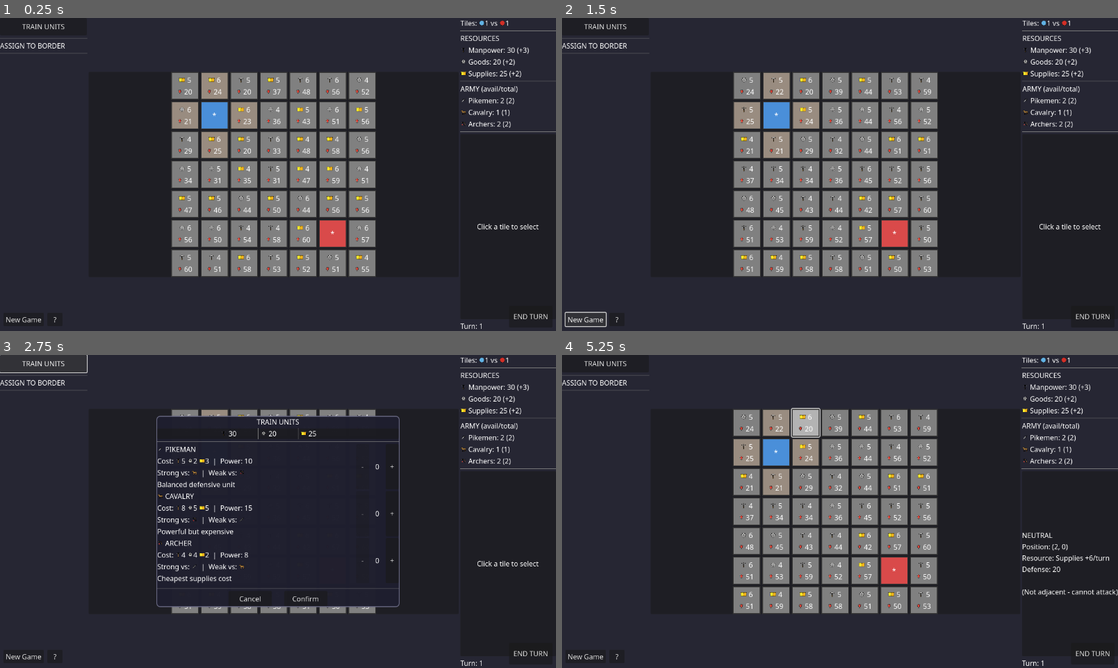
Above: before the commit, frames 1-4 (two rows, left to right).
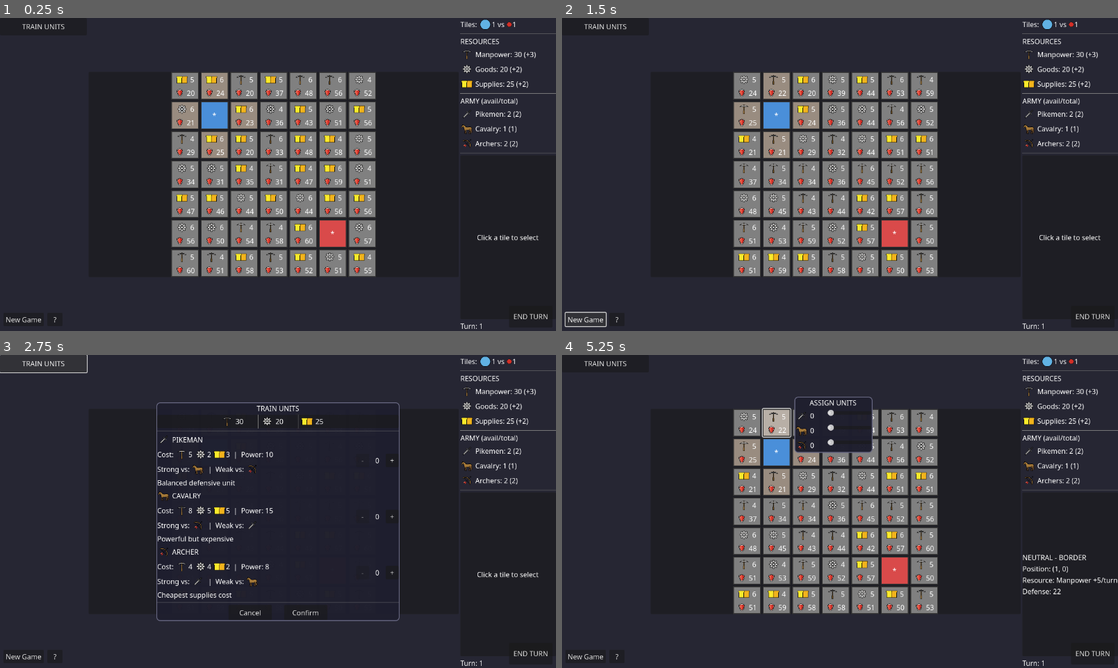
Above: after the commit, the same moments.

Repository: zoltan-szabo-boz/strategic-wars
Game: Godot game, scene res://scenes/main.tscn
Two runs of this game, one before a commit and one after it. Both use one fixed random seed, a clock stepped at 60 frames per second and the inputs below.
Inputs (mouse positions are in pixels of both pictures, inside the frame that each line leads up to):
- Up to frame 1 (0.25 s): no input
- Up to frame 2 (1.5 s): click "New Game" at 0.5 s; click "New Game" at 1.25 s
- Up to frame 3 (2.75 s): click "TRAIN UNITS" at 2 s
- Up to frame 4 (5.25 s): click "Confirm" at 2.75 s; click (745, 423) at 3.52 s; click (778, 423) at 4.27 s; click (806, 423) at 5.02 s

The runs differ from the first frame. In frame 1, 5.7% of the frame differs, in the area x 0-100%, y 0-82%; in frame 2, 5.4%; in frame 3, 7.2%; in frame 4, 9.0%, in the area x 0-100%, y 0-100%.

Commit message:
Improvement: UX changes

Diff:
--- a/scenes/main.tscn
+++ b/scenes/main.tscn
@@ -52,62 +52,6 @@
 layout_mode = 2
 text = "TRAIN UNITS"
 
-[node name="Separator1" type="HSeparator" parent="GameContainer/LeftPanel"]
-layout_mode = 2
-
-[node name="AssignLabel" type="Label" parent="GameContainer/LeftPanel"]
-layout_mode = 2
-text = "ASSIGN TO BORDER"
-
-[node name="AssignPanel" type="VBoxContainer" parent="GameContainer/LeftPanel"]
-visible = false
-layout_mode = 2
-
-[node name="PikeRow" type="HBoxContainer" parent="GameContainer/LeftPanel/AssignPanel"]
-layout_mode = 2
-
-[node name="PikeLabel" type="Label" parent="GameContainer/LeftPanel/AssignPanel/PikeRow"]
-custom_minimum_size = Vector2(50, 0)
-layout_mode = 2
-text = "Pike: 0"
-
-[node name="PikeSlider" type="HSlider" parent="GameContainer/LeftPanel/AssignPanel/PikeRow"]
-custom_minimum_size = Vector2(100, 0)
-layout_mode = 2
-size_flags_horizontal = 3
-max_value = 0.0
-
-[node name="CavRow" type="HBoxContainer" parent="GameContainer/LeftPanel/AssignPanel"]
-layout_mode = 2
-
-[node name="CavLabel" type="Label" parent="GameContainer/LeftPanel/AssignPanel/CavRow"]
-custom_minimum_size = Vector2(50, 0)
-layout_mode = 2
-text = "Cav: 0"
-
-[node name="CavSlider" type="HSlider" parent="GameContainer/LeftPanel/AssignPanel/CavRow"]
-custom_minimum_size = Vector2(100, 0)
-layout_mode = 2
-size_flags_horizontal = 3
-max_value = 0.0
-
-[node name="ArcherRow" type="HBoxContainer" parent="GameContainer/LeftPanel/AssignPanel"]
-layout_mode = 2
-
-[node name="ArcherLabel" type="Label" parent="GameContainer/LeftPanel/AssignPanel/ArcherRow"]
-custom_minimum_size = Vector2(50, 0)
-layout_mode = 2
-text = "Arch: 0"
-
-[node name="ArcherSlider" type="HSlider" parent="GameContainer/LeftPanel/AssignPanel/ArcherRow"]
-custom_minimum_size = Vector2(100, 0)
-layout_mode = 2
-size_flags_horizontal = 3
-max_value = 0.0
-
-[node name="Separator2" type="HSeparator" parent="GameContainer/LeftPanel"]
-layout_mode = 2
-
 [node name="Spacer" type="Control" parent="GameContainer/LeftPanel"]
 layout_mode = 2
 size_flags_vertical = 3
@@ -202,7 +146,6 @@
 text = "Turn: 1"
 
 [node name="VictoryPanel" type="PanelContainer" parent="."]
-visible = false
 layout_mode = 1
 anchors_preset = 8
 anchor_left = 0.5
@@ -302,7 +245,6 @@
 text = "Close"
 
 [node name="TrainingPanel" type="PanelContainer" parent="."]
-visible = false
 layout_mode = 1
 anchors_preset = 8
 anchor_left = 0.5
@@ -400,6 +342,7 @@
 
 [node name="PikeControls" type="HBoxContainer" parent="TrainingPanel/VBox/UnitsContainer/PikeRow"]
 layout_mode = 2
+size_flags_vertical = 4
 
 [node name="PikeMinus" type="Button" parent="TrainingPanel/VBox/UnitsContainer/PikeRow/PikeControls"]
 custom_minimum_size = Vector2(30, 30)
@@ -448,6 +391,7 @@
 
 [node name="CavControls" type="HBoxContainer" parent="TrainingPanel/VBox/UnitsContainer/CavRow"]
 layout_mode = 2
+size_flags_vertical = 4
 
 [node name="CavMinus" type="Button" parent="TrainingPanel/VBox/UnitsContainer/CavRow/CavControls"]
 custom_minimum_size = Vector2(30, 30)
@@ -496,6 +440,7 @@
 
 [node name="ArcherControls" type="HBoxContainer" parent="TrainingPanel/VBox/UnitsContainer/ArcherRow"]
 layout_mode = 2
+size_flags_vertical = 4
 
 [node name="ArcherMinus" type="Button" parent="TrainingPanel/VBox/UnitsContainer/ArcherRow/ArcherControls"]
 custom_minimum_size = Vector2(30, 30)
@@ -601,3 +546,66 @@
 layout_mode = 2
 size_flags_horizontal = 4
 text = "Continue"
+
+[node name="AssignPanel" type="PanelContainer" parent="."]
+visible = false
+layout_mode = 0
+offset_right = 180.0
+offset_bottom = 120.0
+theme_override_styles/panel = SubResource("StyleBoxFlat_training")
+
+[node name="VBox" type="VBoxContainer" parent="AssignPanel"]
+layout_mode = 2
+
+[node name="TitleLabel" type="Label" parent="AssignPanel/VBox"]
+layout_mode = 2
+text = "ASSIGN UNITS"
+horizontal_alignment = 1
+
+[node name="PikeRow" type="HBoxContainer" parent="AssignPanel/VBox"]
+layout_mode = 2
+
+[node name="PikeLabel" type="RichTextLabel" parent="AssignPanel/VBox/PikeRow"]
+custom_minimum_size = Vector2(70, 0)
+layout_mode = 2
+bbcode_enabled = true
+text = "Pike: 0"
+fit_content = true
+
+[node name="PikeSlider" type="HSlider" parent="AssignPanel/VBox/PikeRow"]
+custom_minimum_size = Vector2(100, 0)
+layout_mode = 2
+size_flags_horizontal = 3
+max_value = 0.0
+
+[node name="CavRow" type="HBoxContainer" parent="AssignPanel/VBox"]
+layout_mode = 2
+
+[node name="CavLabel" type="RichTextLabel" parent="AssignPanel/VBox/CavRow"]
+custom_minimum_size = Vector2(70, 0)
+layout_mode = 2
+bbcode_enabled = true
+text = "Cav: 0"
+fit_content = true
+
+[node name="CavSlider" type="HSlider" parent="AssignPanel/VBox/CavRow"]
+custom_minimum_size = Vector2(100, 0)
+layout_mode = 2
+size_flags_horizontal = 3
+max_value = 0.0
+
+[node name="ArcherRow" type="HBoxContainer" parent="AssignPanel/VBox"]
+layout_mode = 2
+
+[node name="ArcherLabel" type="RichTextLabel" parent="AssignPanel/VBox/ArcherRow"]
+custom_minimum_size = Vector2(70, 0)
+layout_mode = 2
+bbcode_enabled = true
+text = "Arch: 0"
+fit_content = true
+
+[node name="ArcherSlider" type="HSlider" parent="AssignPanel/VBox/ArcherRow"]
+custom_minimum_size = Vector2(100, 0)
+layout_mode = 2
+size_flags_horizontal = 3
+max_value = 0.0
--- a/scripts/main.gd
+++ b/scripts/main.gd
@@ -55,14 +55,14 @@
 var turn_combat_results: Array = []  # Array of combat result dictionaries
 var turn_income: Dictionary = {"manpower": 0, "goods": 0, "supplies": 0}
 
-# Assignment panel
-var assign_panel: VBoxContainer
+# Assignment panel (floating tooltip)
+var assign_panel: PanelContainer
 var pike_slider: HSlider
-var pike_label: Label
+var pike_label: RichTextLabel
 var cav_slider: HSlider
-var cav_label: Label
+var cav_label: RichTextLabel
 var archer_slider: HSlider
-var archer_label: Label
+var archer_label: RichTextLabel
 
 # End turn
 var end_turn_btn: Button
@@ -106,13 +106,13 @@
 	ICON_SWORDS = load("res://assets/icons/swords.svg")
 
 # Icon BBCode helpers
-const ICON_PICKAXE := "[img=14]res://assets/icons/pickaxe.svg[/img]"
-const ICON_GEAR := "[img=14]res://assets/icons/gear.svg[/img]"
-const ICON_BREAD := "[img=14]res://assets/icons/bread.svg[/img]"
-const ICON_DAGGER := "[img=14]res://assets/icons/dagger.svg[/img]"
-const ICON_HORSE := "[img=14]res://assets/icons/horse.svg[/img]"
-const ICON_BOW := "[img=14]res://assets/icons/bow.svg[/img]"
-const ICON_BLUE := "[img=14]res://assets/icons/blue_circle.svg[/img]"
+const ICON_PICKAXE := "[img=30]res://assets/icons/pickaxe.svg[/img]"
+const ICON_GEAR := "[img=30]res://assets/icons/gear.svg[/img]"
+const ICON_BREAD := "[img=30]res://assets/icons/bread.svg[/img]"
+const ICON_DAGGER := "[img=30]res://assets/icons/dagger.svg[/img]"
+const ICON_HORSE := "[img=30]res://assets/icons/horse.svg[/img]"
+const ICON_BOW := "[img=30]res://assets/icons/bow.svg[/img]"
+const ICON_BLUE := "[img=30]res://assets/icons/blue_circle.svg[/img]"
 const ICON_RED := "[img=14]res://assets/icons/red_circle.svg[/img]"
 
 # Helper to set BBCode text on RichTextLabel
@@ -224,13 +224,13 @@
 	income_report_label = get_node_or_null("TurnReportPanel/VBox/ScrollContainer/ReportContent/IncomeReport")
 	close_report_btn = get_node_or_null("TurnReportPanel/VBox/CloseReportBtn")
 
-	assign_panel = get_node_or_null("GameContainer/LeftPanel/AssignPanel")
-	pike_slider = get_node_or_null("GameContainer/LeftPanel/AssignPanel/PikeRow/PikeSlider")
-	pike_label = get_node_or_null("GameContainer/LeftPanel/AssignPanel/PikeRow/PikeLabel")
-	cav_slider = get_node_or_null("GameContainer/LeftPanel/AssignPanel/CavRow/CavSlider")
-	cav_label = get_node_or_null("GameContainer/LeftPanel/AssignPanel/CavRow/CavLabel")
-	archer_slider = get_node_or_null("GameContainer/LeftPanel/AssignPanel/ArcherRow/ArcherSlider")
-	archer_label = get_node_or_null("GameContainer/LeftPanel/AssignPanel/ArcherRow/ArcherLabel")
+	assign_panel = get_node_or_null("AssignPanel")
+	pike_slider = get_node_or_null("AssignPanel/VBox/PikeRow/PikeSlider")
+	pike_label = get_node_or_null("AssignPanel/VBox/PikeRow/PikeLabel")
+	cav_slider = get_node_or_null("AssignPanel/VBox/CavRow/CavSlider")
+	cav_label = get_node_or_null("AssignPanel/VBox/CavRow/CavLabel")
+	archer_slider = get_node_or_null("AssignPanel/VBox/ArcherRow/ArcherSlider")
+	archer_label = get_node_or_null("AssignPanel/VBox/ArcherRow/ArcherLabel")
 
 	end_turn_btn = get_node_or_null("EndTurnBtn")
 
@@ -346,7 +346,7 @@
 
 			var res_icon := TextureRect.new()
 			res_icon.name = "ResIcon"
-			res_icon.custom_minimum_size = Vector2(16, 16)
+			res_icon.custom_minimum_size = Vector2(30, 30)
 			res_icon.expand_mode = TextureRect.EXPAND_IGNORE_SIZE
 			res_icon.stretch_mode = TextureRect.STRETCH_KEEP_ASPECT_CENTERED
 			res_icon.mouse_filter = Control.MOUSE_FILTER_IGNORE
@@ -367,7 +367,7 @@
 
 			var def_icon := TextureRect.new()
 			def_icon.name = "DefIcon"
-			def_icon.custom_minimum_size = Vector2(12, 12)
+			def_icon.custom_minimum_size = Vector2(24, 24)
 			def_icon.expand_mode = TextureRect.EXPAND_IGNORE_SIZE
 			def_icon.stretch_mode = TextureRect.STRETCH_KEEP_ASPECT_CENTERED
 			def_icon.mouse_filter = Control.MOUSE_FILTER_IGNORE
@@ -378,16 +378,16 @@
 			def_label.mouse_filter = Control.MOUSE_FILTER_IGNORE
 			def_row.add_child(def_label)
 
-			# Assignment indicator (swords icon)
+			# Assignment indicator (swords icon) - overlay on entire tile
 			var assign_icon := TextureRect.new()
 			assign_icon.name = "AssignIcon"
-			assign_icon.custom_minimum_size = Vector2(14, 14)
+			assign_icon.set_anchors_preset(Control.PRESET_FULL_RECT)
 			assign_icon.expand_mode = TextureRect.EXPAND_IGNORE_SIZE
 			assign_icon.stretch_mode = TextureRect.STRETCH_KEEP_ASPECT_CENTERED
 			assign_icon.mouse_filter = Control.MOUSE_FILTER_IGNORE
-			assign_icon.size_flags_horizontal = Control.SIZE_SHRINK_CENTER
+			assign_icon.modulate = Color(1, 1, 1, 0.7)  # Semi-transparent
 			assign_icon.visible = false
-			vbox.add_child(assign_icon)
+			btn.add_child(assign_icon)
 
 			map_container.add_child(btn)
 			row.append(btn)
@@ -448,7 +448,7 @@
 	var def_row: HBoxContainer = vbox.get_node("DefRow")
 	var def_icon: TextureRect = vbox.get_node("DefRow/DefIcon")
 	var def_label: Label = vbox.get_node("DefRow/DefLabel")
-	var assign_icon: TextureRect = vbox.get_node("AssignIcon")
+	var assign_icon: TextureRect = btn.get_node("AssignIcon")
 
 	# Set resource icon and production
 	var icon_texture: Texture2D = RESOURCE_ICON_TEXTURES.get(tile.resource_type)
@@ -579,6 +579,37 @@
 	return "Unknown"
 
 
+func _position_assign_panel(coord: Vector2i) -> void:
+	if not assign_panel or not map_container:
+		return
+
+	# Get the tile button position
+	var btn: Button = tile_buttons[coord.y][coord.x]
+	var btn_global_pos := btn.global_position
+	var btn_size := btn.size
+
+	# Position panel to the right of the tile, or left if not enough space
+	var panel_size := assign_panel.size
+	var screen_size := get_viewport_rect().size
+
+	var target_pos := Vector2.ZERO
+
+	# Try to position to the right of the tile
+	target_pos.x = btn_global_pos.x + btn_size.x + 10
+
+	# If it would go off screen, position to the left
+	if target_pos.x + panel_size.x > screen_size.x:
+		target_pos.x = btn_global_pos.x - panel_size.x - 10
+
+	# Vertically center on the tile
+	target_pos.y = btn_global_pos.y + (btn_size.y / 2) - (panel_size.y / 2)
+
+	# Clamp to screen bounds
+	target_pos.y = clamp(target_pos.y, 10, screen_size.y - panel_size.y - 10)
+	target_pos.x = clamp(target_pos.x, 10, screen_size.x - panel_size.x - 10)
+
+	assign_panel.global_position = target_pos
+
 func _refresh_assign_panel() -> void:
 	var coord := GameState.selected_tile
 	if coord == Vector2i(-1, -1) or not GameState.is_border_tile(coord.x, coord.y):
@@ -588,6 +619,8 @@
 
 	if assign_panel:
 		assign_panel.show()
+		# Position the panel near the clicked tile
+		_position_assign_panel(coord)
 
 	var assigned := GameState.get_assignment(coord)
 	var total_army := GameState.army  # Total army (not available)
@@ -602,7 +635,7 @@
 		pike_slider.value = assigned["pikemen"]
 		pike_slider.set_block_signals(false)
 	if pike_label:
-		pike_label.text = "Pike: %d" % int(assigned["pikemen"])
+		_set_bbcode(pike_label, "%s %d" % [ICON_DAGGER, int(assigned["pikemen"])])
 
 	if cav_slider:
 		cav_slider.set_block_signals(true)
@@ -610,7 +643,7 @@
 		cav_slider.value = assigned["cavalry"]
 		cav_slider.set_block_signals(false)
 	if cav_label:
-		cav_label.text = "Cav: %d" % int(assigned["cavalry"])
+		_set_bbcode(cav_label, "%s %d" % [ICON_HORSE, int(assigned["cavalry"])])
 
 	if archer_slider:
 		archer_slider.set_block_signals(true)
@@ -618,7 +651,7 @@
 		archer_slider.value = assigned["archers"]
 		archer_slider.set_block_signals(false)
 	if archer_label:
-		archer_label.text = "Arch: %d" % int(assigned["archers"])
+		_set_bbcode(archer_label, "%s %d" % [ICON_BOW, int(assigned["archers"])])
 
 # =============================================================================
 # INPUT HANDLERS
@@ -782,6 +815,8 @@
 	# Update label and army display without full refresh (to avoid slider feedback)
 	_refresh_army()
 	_refresh_assign_panel()
+	# Update the tile to show/hide assignment icon immediately
+	_update_tile_button(coord.x, coord.y)
 
 func _on_help_pressed() -> void:
 	if help_panel:
